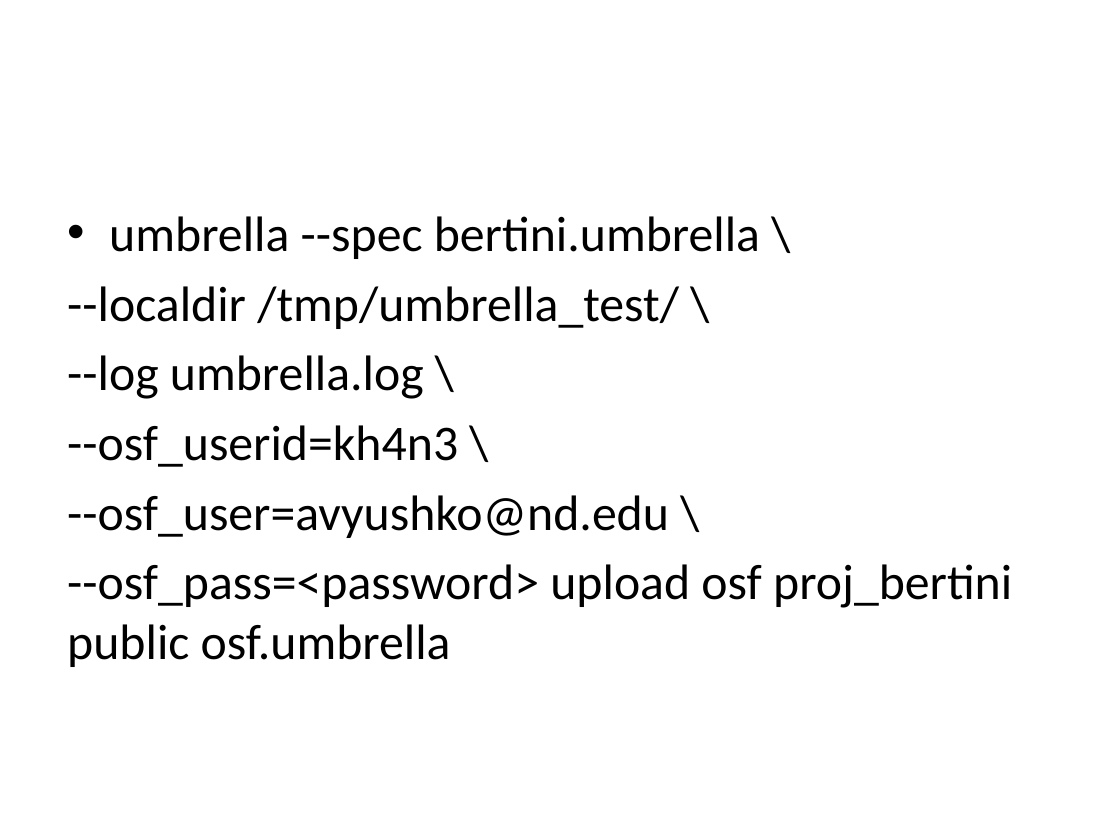
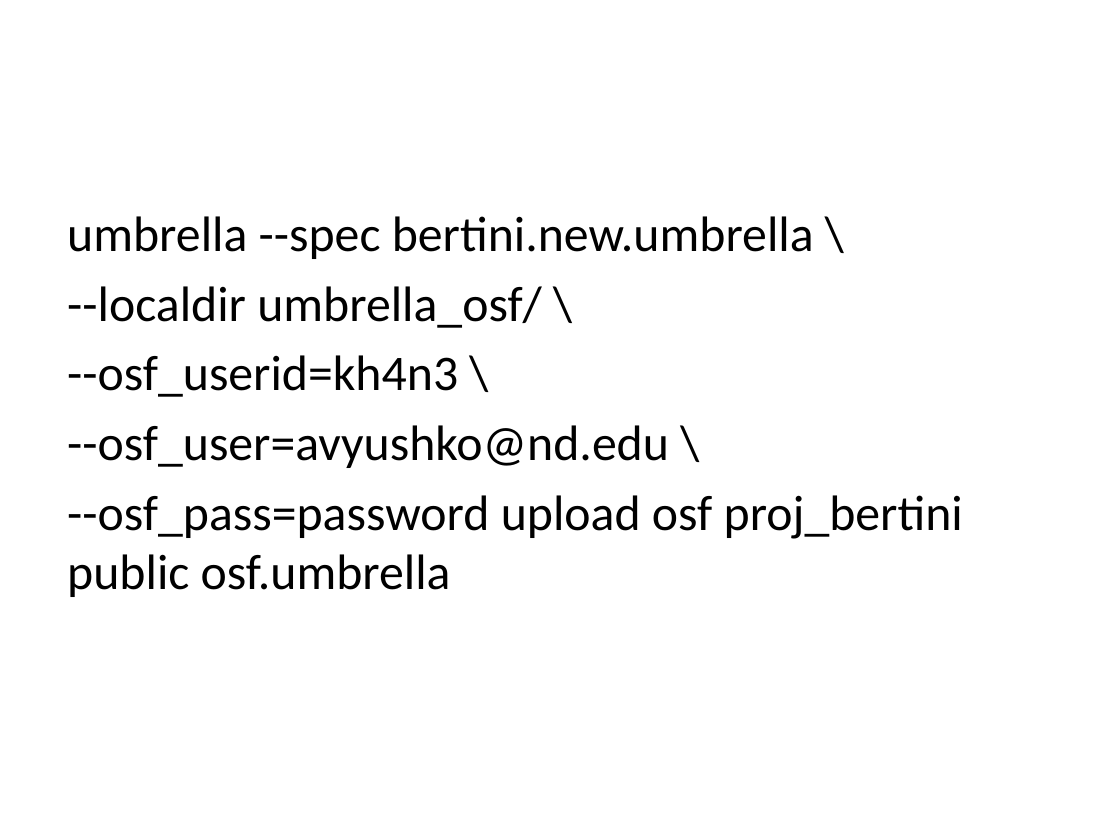
Before and after one commit to daspos/Docker-Workshop-Use-Case-1, a slide deck: slide 16 of Umbrella Tutorial.pptx (slide 14 before the commit). Drawn at 1120x840 pixels with LibreOffice and Linux fonts; fonts in the diff are those of the drawing. Boxes give left, top, right and bottom in pixels: in the first picture for what was removed or moved away, otherwise in the second. Text is boxed around its words. In the diff, an @@ line names an element or a change of style, - is before the commit and + after.

```diff
--- a/Umbrella Tutorial.pptx
+++ b/Umbrella Tutorial.pptx
@@ text at bbox=[67, 216, 814, 328]: text changed @@
-• umbrella --spec bertini.umbrella \
---localdir /tmp/umbrella_test/ \
---log umbrella.log \
+umbrella --spec bertini.new.umbrella \
+--localdir umbrella_osf/ \
@@ text at bbox=[67, 495, 963, 597]: text changed @@
---osf_pass=<password> upload osf proj_bertini public osf.umbrella
+--osf_pass=password upload osf proj_bertini public osf.umbrella
```
Also in this commit, not shown: 2 other slides changed, 3 slides added, 1 other file.
